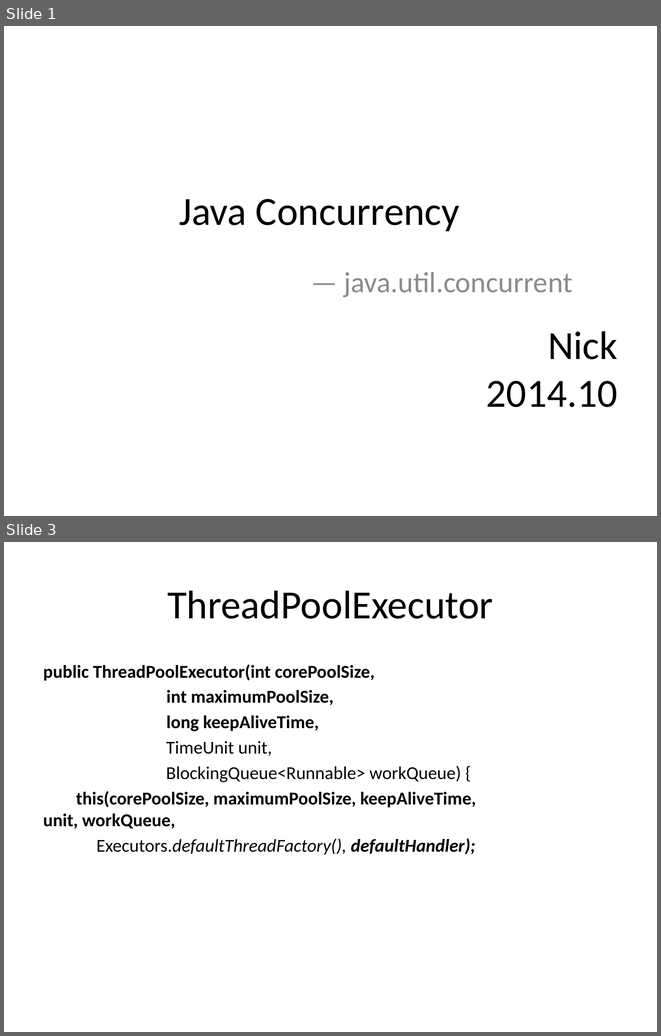
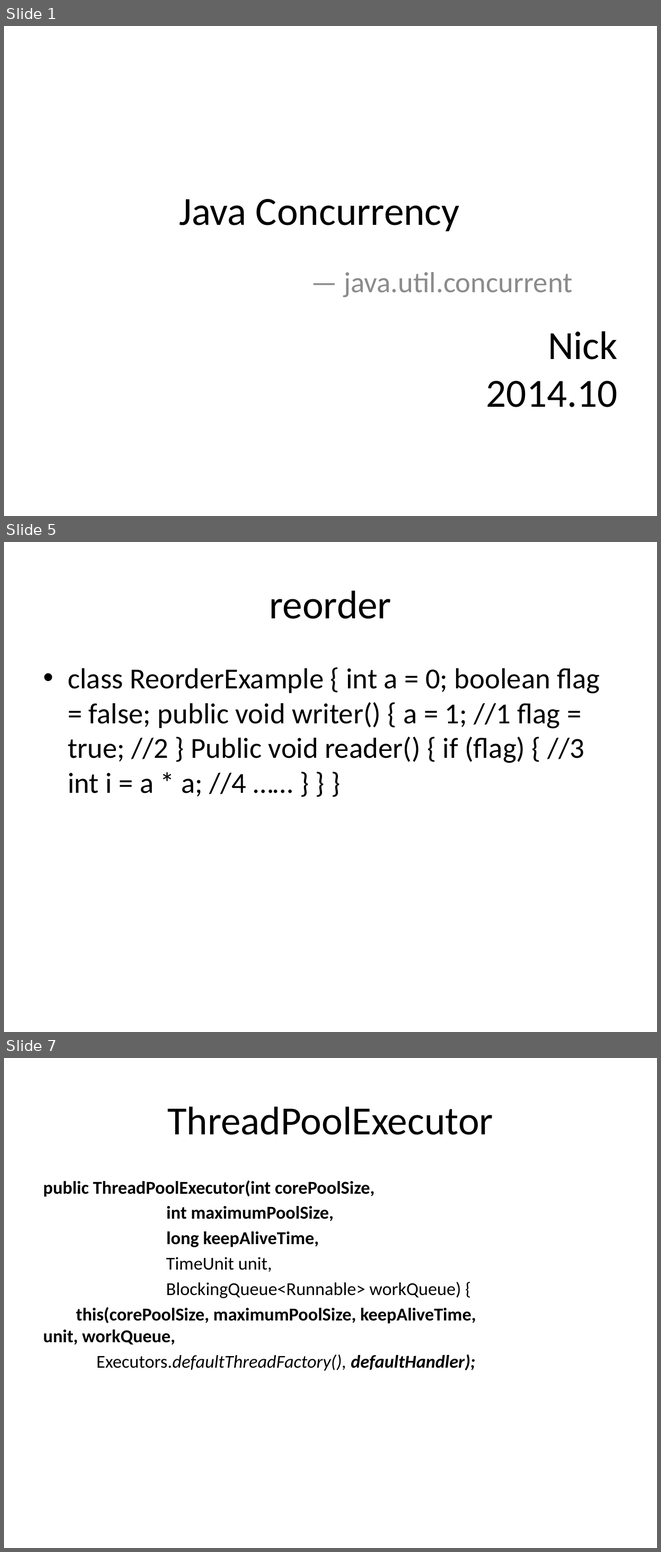
Before and after one commit to NickyQian/Practice, a slide deck: Document/Java Concurrency.pptx. Shown one above the other, each under a label of ours: slides 1 and 3 before the commit, slides 1, 5 and 7 after it; the slides between them are not shown. The pictures are 661x1036 and 661x1552 pixels, drawn with LibreOffice and Linux fonts; fonts in the diff are those of the drawing. Boxes give left, top, right and bottom in pixels: in the first picture for what was removed or moved away, otherwise in the second. Text is boxed around its words. In the diff, an @@ line names an element or a change of style, - is before the commit and + after.

```diff
--- a/Document/Java Concurrency.pptx
+++ b/Document/Java Concurrency.pptx
@@ slide 5 added at [4, 542, 657, 1032], background #FFFFFF @@
@@ title added at [269, 590, 391, 619], 44 pt, text #000000 @@
+reorder
@@ text added at [68, 668, 600, 796], 32 pt, text #000000 @@
+• class ReorderExample { int a = 0; boolean flag = false; public void writer() { a = 1; //1 flag = true; //2 } Public void reader() { if (flag) { //3 int i = a * a; //4 …… } } }
@@ what was slide 3 is now slide 7 @@
```
Also in this commit, not shown: 1 slide changed, 3 other slides added.
